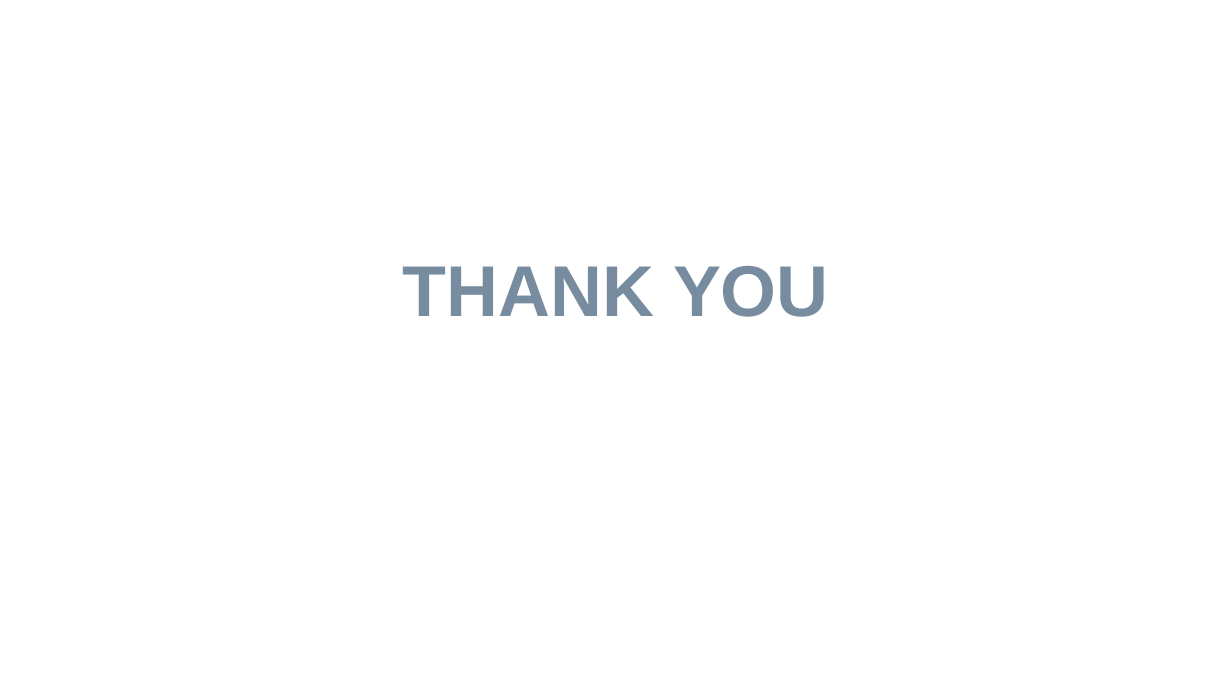
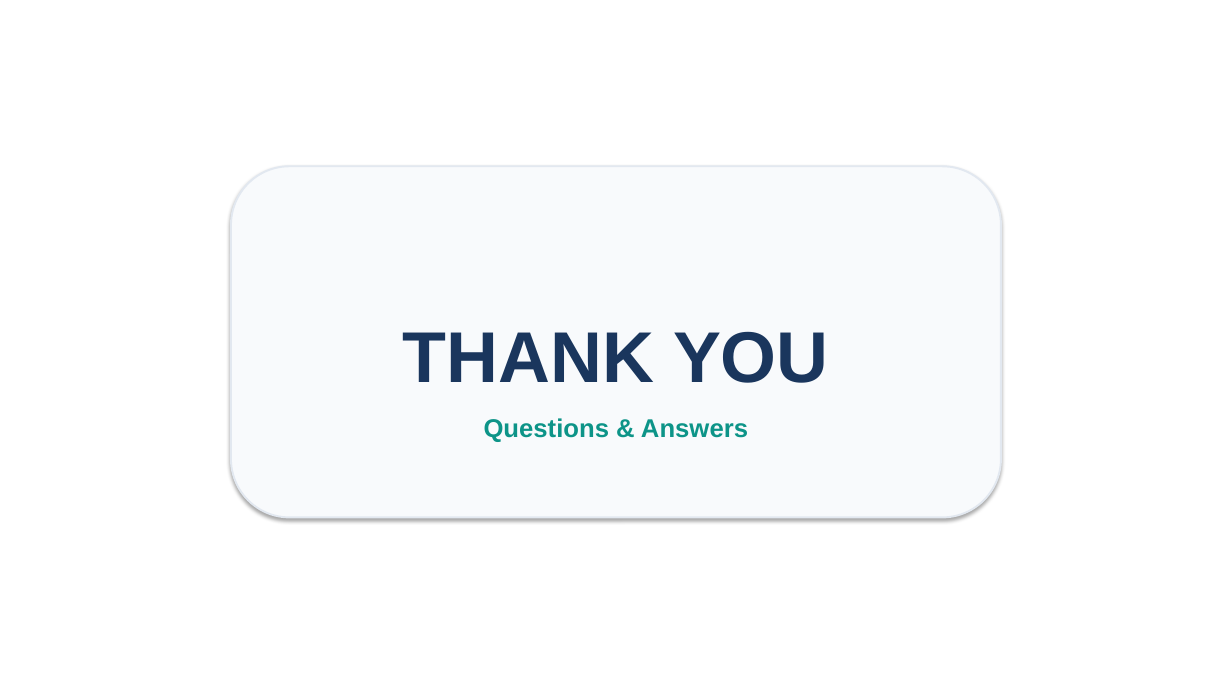
Before and after one commit to prasoon9999/smart-weather-station, a slide deck: slide 10 of Smart_Weather_Station_Presentation.pptx. Drawn at 1232x693 pixels with LibreOffice and Linux fonts; fonts in the diff are those of the drawing. Boxes give left, top, right and bottom in pixels: in the first picture for what was removed or moved away, otherwise in the second. Text is boxed around its words. In the diff, an @@ line names an element or a change of style, - is before the commit and + after.

Commit message:
docs: finalize aesthetic presentation preserving exact format and simple language

```diff
--- a/Smart_Weather_Station_Presentation.pptx
+++ b/Smart_Weather_Station_Presentation.pptx
@@ rounded rectangle "THANK YOU": place and size @@
-rounded rectangle "THANK YOU" at [403,266,829,317]
+rounded rectangle "THANK YOU" at [231,166,1001,518]
@@ rounded rectangle "THANK YOU" at [231,166,1001,518]: vertical alignment top to middle; fill none to #F8FAFC; outline none to #E2E8F0 1.5 pt; shadow on @@
@@ text in rounded rectangle at [403,331,829,383]: text colour #788CA0 to #1A365D in "THANK YOU" @@
@@ text in rounded rectangle at [484,418,748,442]: paragraph added @@
+Questions & Answers
```
Also in this commit, not shown: 9 other slides changed, 2 other files.
